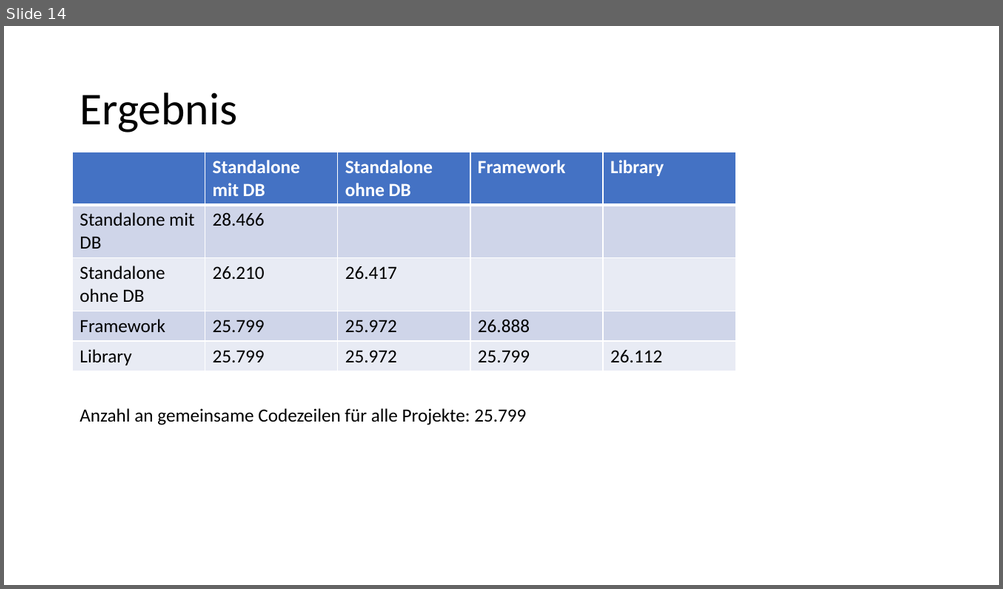
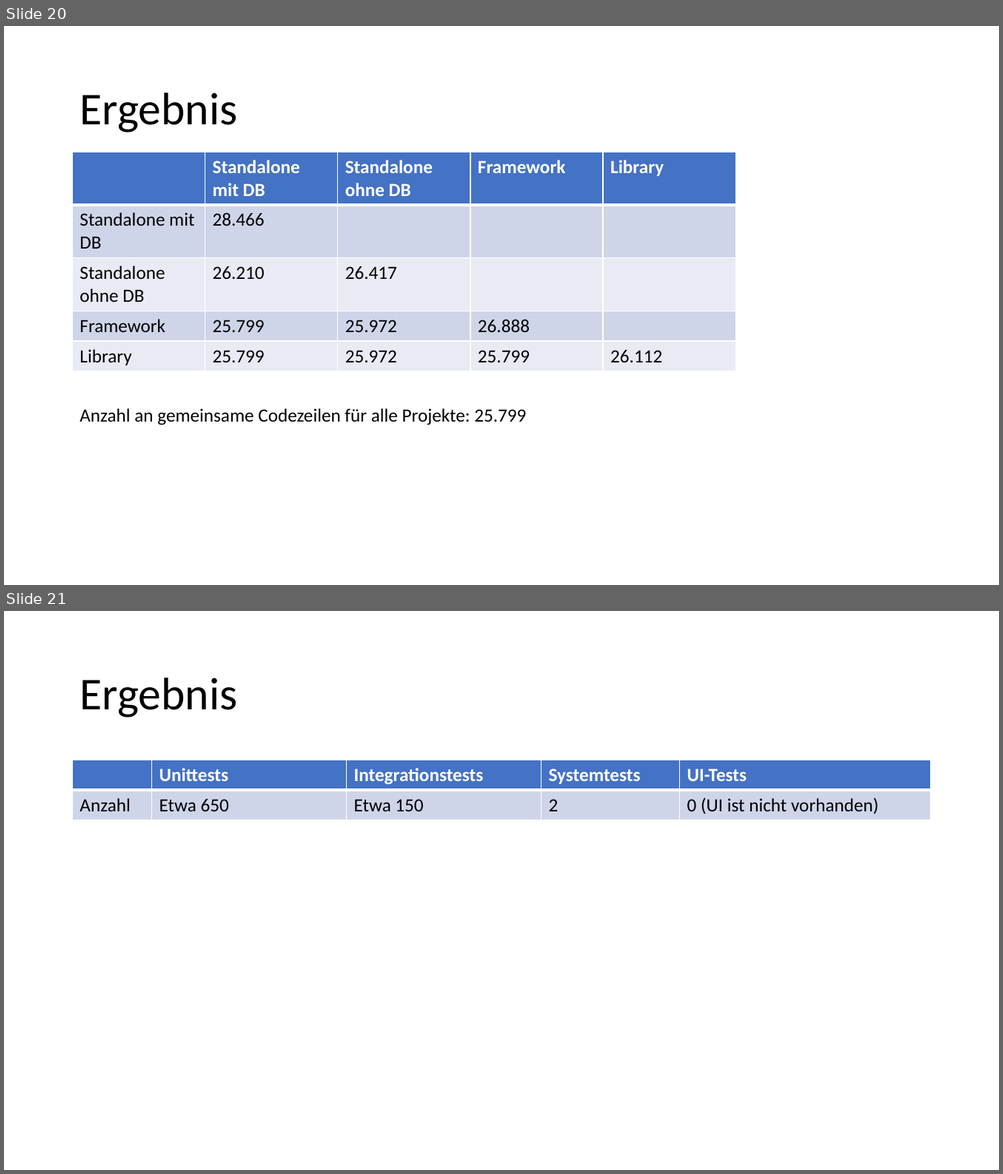
Before and after one commit to IvanAgibalov97/Praxisbericht, a slide deck: präsentation.pptx. Shown one above the other, each under a label of ours: slide 14 before the commit, slides 20 and 21 after it. The pictures are 1003x589 and 1003x1174 pixels, drawn with LibreOffice and Linux fonts; fonts in the diff are those of the drawing. Boxes give left, top, right and bottom in pixels: in the first picture for what was removed or moved away, otherwise in the second. Text is boxed around its words. In the diff, an @@ line names an element or a change of style, - is before the commit and + after.

```diff
--- a/präsentation.pptx
+++ b/präsentation.pptx
@@ slide 21 added at (4, 611, 999, 1170), background #FFFFFF @@
@@ title added at (79, 678, 237, 718), 44 pt, text #000000 @@
+Ergebnis
@@ table added at (73, 760, 930, 820), 2 rows, 5 columns @@
+ | Unittests | Integrationstests | Systemtests | UI-Tests
+Anzahl | Etwa 650 | Etwa 150 | 2 | 0 (UI ist nicht vorhanden)
@@ what was slide 14 is now slide 20 @@
```
Also in this commit, not shown: 5 slides changed, 9 other slides added, 2 slides removed, 16 other files.
